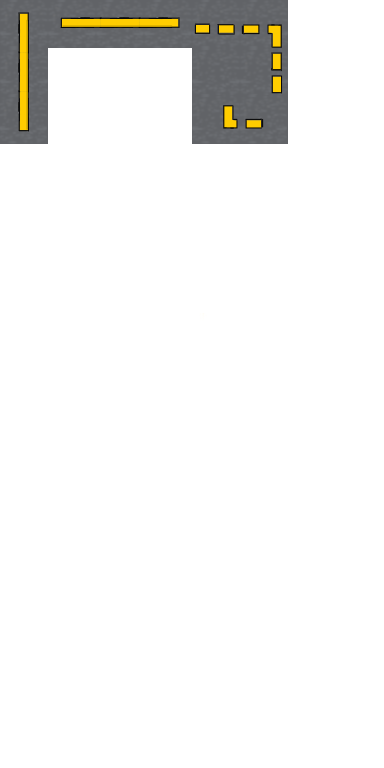
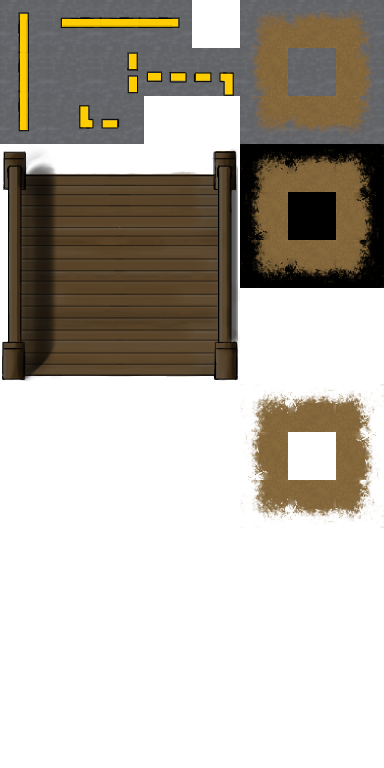
Layered file, before and after one edit (384px x 768px). Changes by layer:
added layer "Pasted Layer #1" above "Proper" over [240, 144, 384, 528]
painted on "Proper" over [1, 0, 384, 382]
